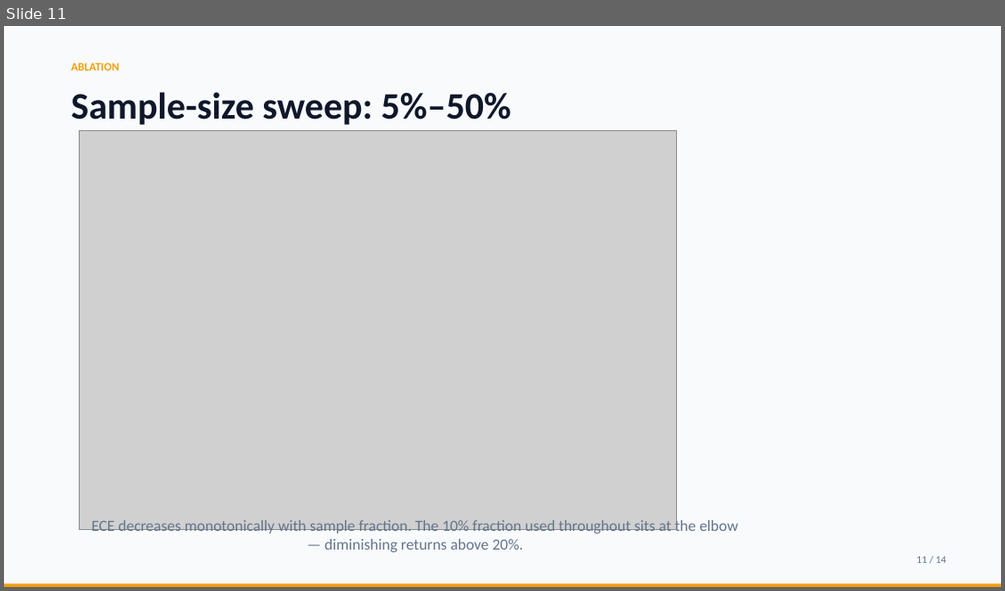
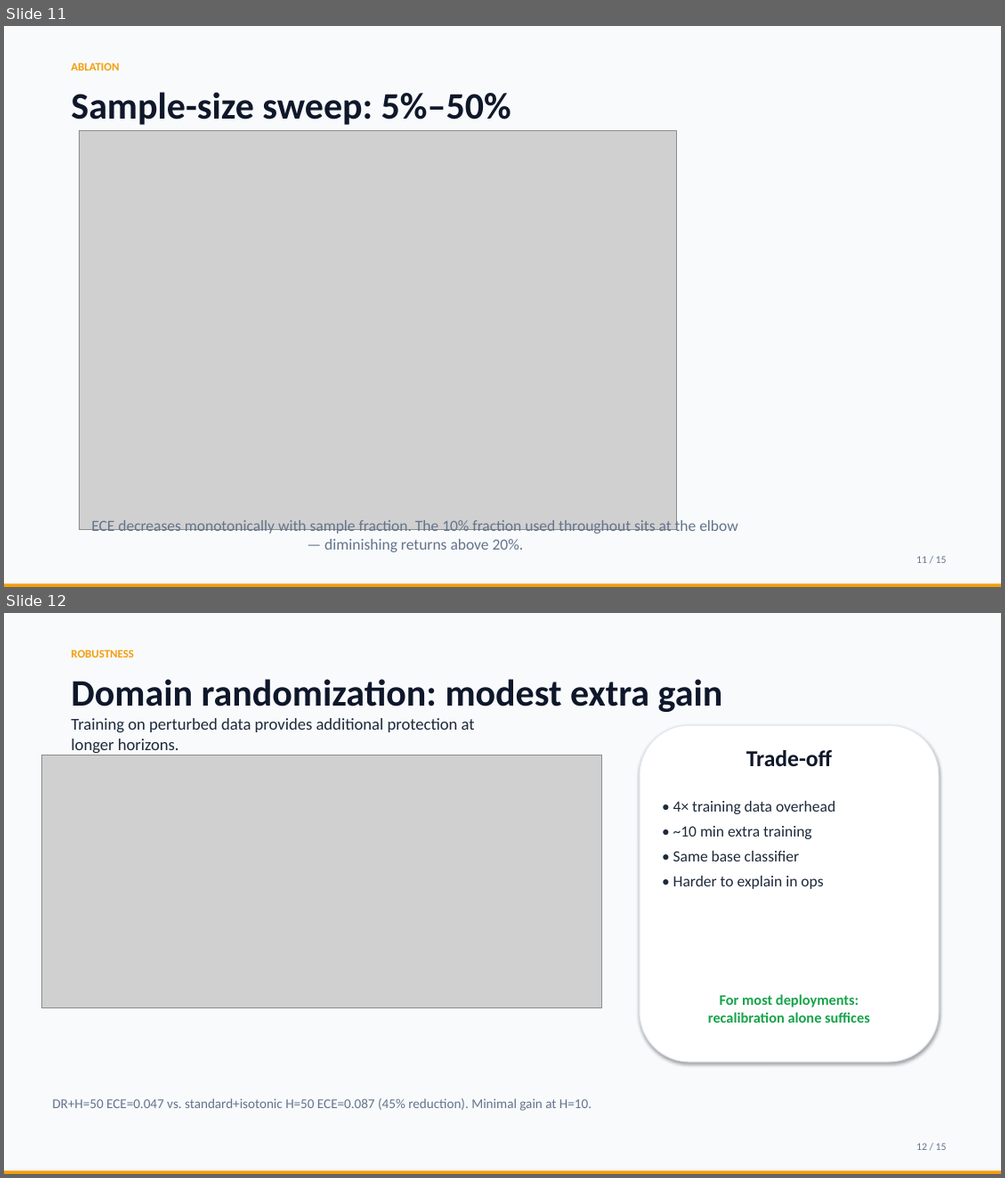
Before and after one commit to touhidsiddiqueeraj-bit/Robustness-of-Multihorizon-Battery-Failure-Intelligence, a slide deck: opendesign/mockups/conference-b-deck/robustness_presentation.pptx. Shown one above the other, each under a label of ours: slide 11 before the commit, slides 11 and 12 after it. The pictures are 1005x591 and 1005x1178 pixels, drawn with LibreOffice and Linux fonts; fonts in the diff are those of the drawing; grey boxes stand for pictures. Boxes give left, top, right and bottom in pixels: in the first picture for what was removed or moved away, otherwise in the second. Text is boxed around its words. In the diff, an @@ line names an element or a change of style, - is before the commit and + after.

```diff
--- a/opendesign/mockups/conference-b-deck/robustness_presentation.pptx
+++ b/opendesign/mockups/conference-b-deck/robustness_presentation.pptx
@@ slide 12 added at [4, 613, 1001, 1174], background #F8FAFC @@
@@ text added at [71, 649, 133, 657], 11 pt, text #F59E0B, bold @@
+ROBUSTNESS
@@ text added at [71, 679, 723, 712], 36 pt, text #0F172A, bold @@
+Domain randomization: modest extra gain
@@ text added at [71, 718, 475, 755], 16 pt, text #1E293B @@
+Training on perturbed data provides additional protection at longer horizons.
@@ rounded rectangle added at [639, 725, 938, 1062], fill #FFFFFF, outline #E2E8F0 1 pt @@
@@ picture added at [41, 755, 602, 1008] @@
@@ text added at [746, 750, 832, 766], 22 pt, text #0F172A, bold @@
+Trade-off
@@ text added at [673, 801, 835, 889], 15 pt, text #1E293B @@
+• 4× training data overhead
+• ~10 min extra training
+• Same base classifier
+• Harder to explain in ops
@@ text added at [708, 994, 870, 1022], 14 pt, text #16A34A, bold @@
+For most deployments:
+recalibration alone suffices
@@ text added at [52, 1098, 591, 1111], 13 pt, text #64748B @@
+DR+H=50 ECE=0.047 vs. standard+isotonic H=50 ECE=0.087 (45% reduction). Minimal gain at H=10.
@@ text added at [916, 1143, 947, 1150], 10 pt, text #64748B @@
+12 / 15
@@ rectangle added at [4, 1171, 1001, 1174], fill #F59E0B @@
@@ slide 11 changed as well @@
@@ text at [916, 556, 947, 563]: text changed @@
-11 / 14
+11 / 15
```
Also in this commit, not shown: 13 other slides changed, 10 other files.
